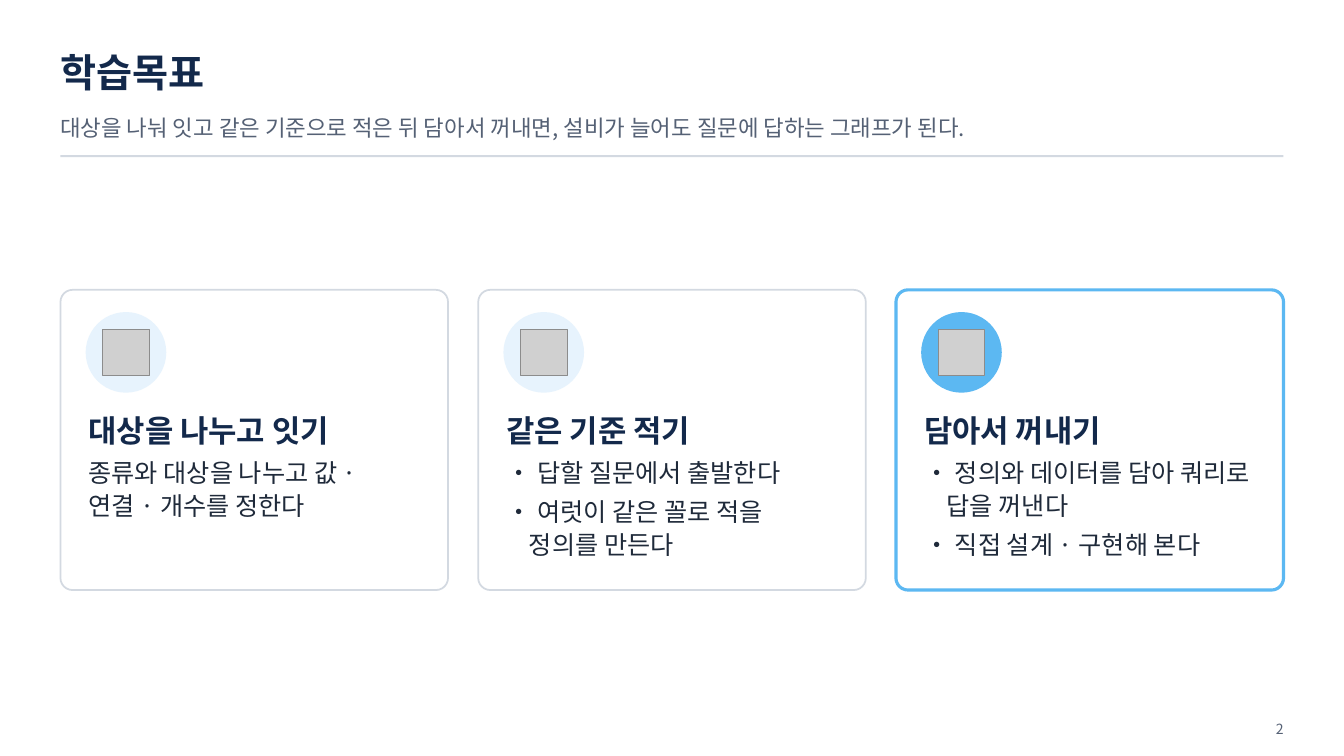
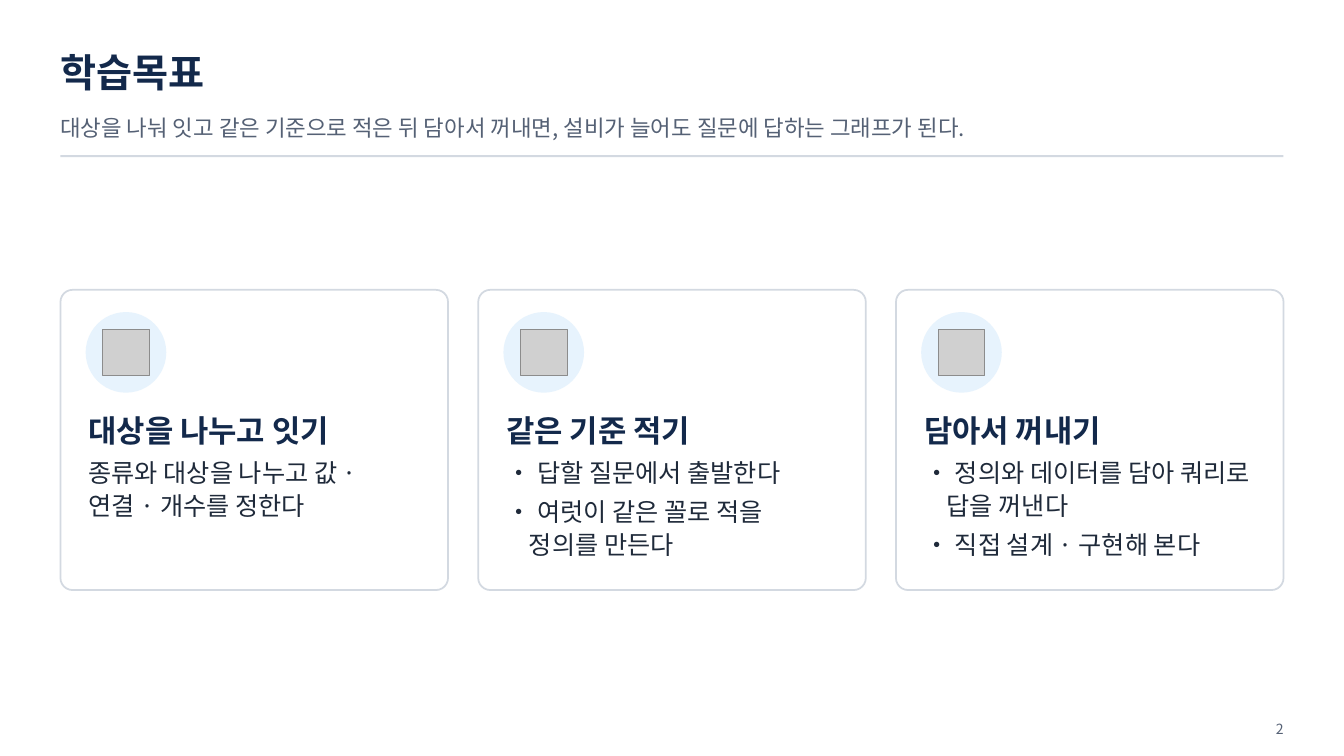
Before and after one commit to uengine-oss/hyd-iot-edu, a slide deck: slide 2 of workspace/강의제작/산출물/통합반/이론/02회차/통합반_02일차.pptx. Drawn at 1344x756 pixels with LibreOffice and Linux fonts; fonts in the diff are those of the drawing; grey boxes stand for pictures. Boxes give left, top, right and bottom in pixels: in the first picture for what was removed or moved away, otherwise in the second. Text is boxed around its words. In the diff, an @@ line names an element or a change of style, - is before the commit and + after.

```diff
--- a/workspace/강의제작/산출물/통합반/이론/02회차/통합반_02일차.pptx
+++ b/workspace/강의제작/산출물/통합반/이론/02회차/통합반_02일차.pptx
@@ rounded rectangle at <box>896,290,1284,591</box>: outline #5CB8F2 2.25 pt to #D3D9E1 1.25 pt @@
@@ ellipse at <box>922,313,1002,393</box>: fill #5CB8F2 to #E7F3FD @@
```
Also in this commit, not shown: 26 other slides changed, 23 other files.
